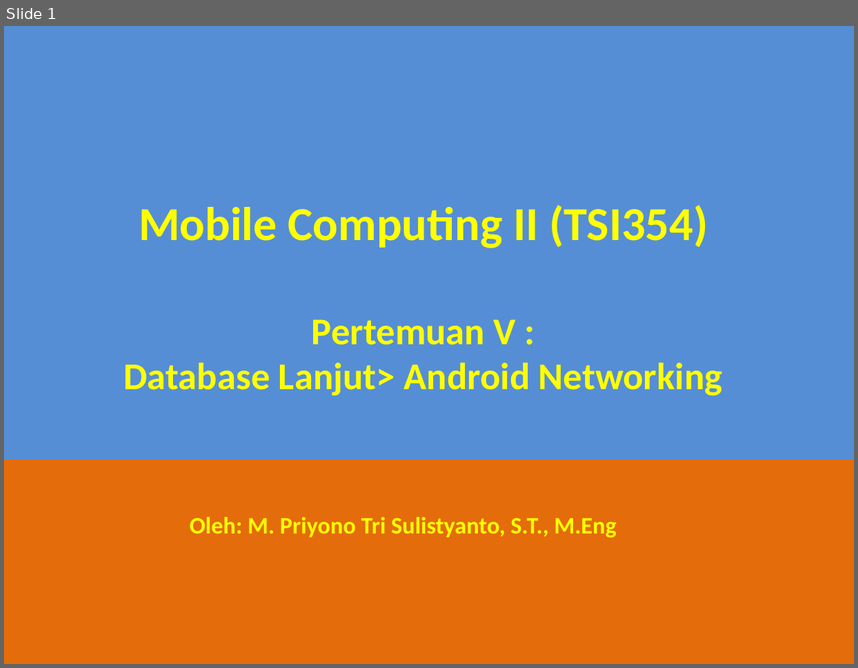
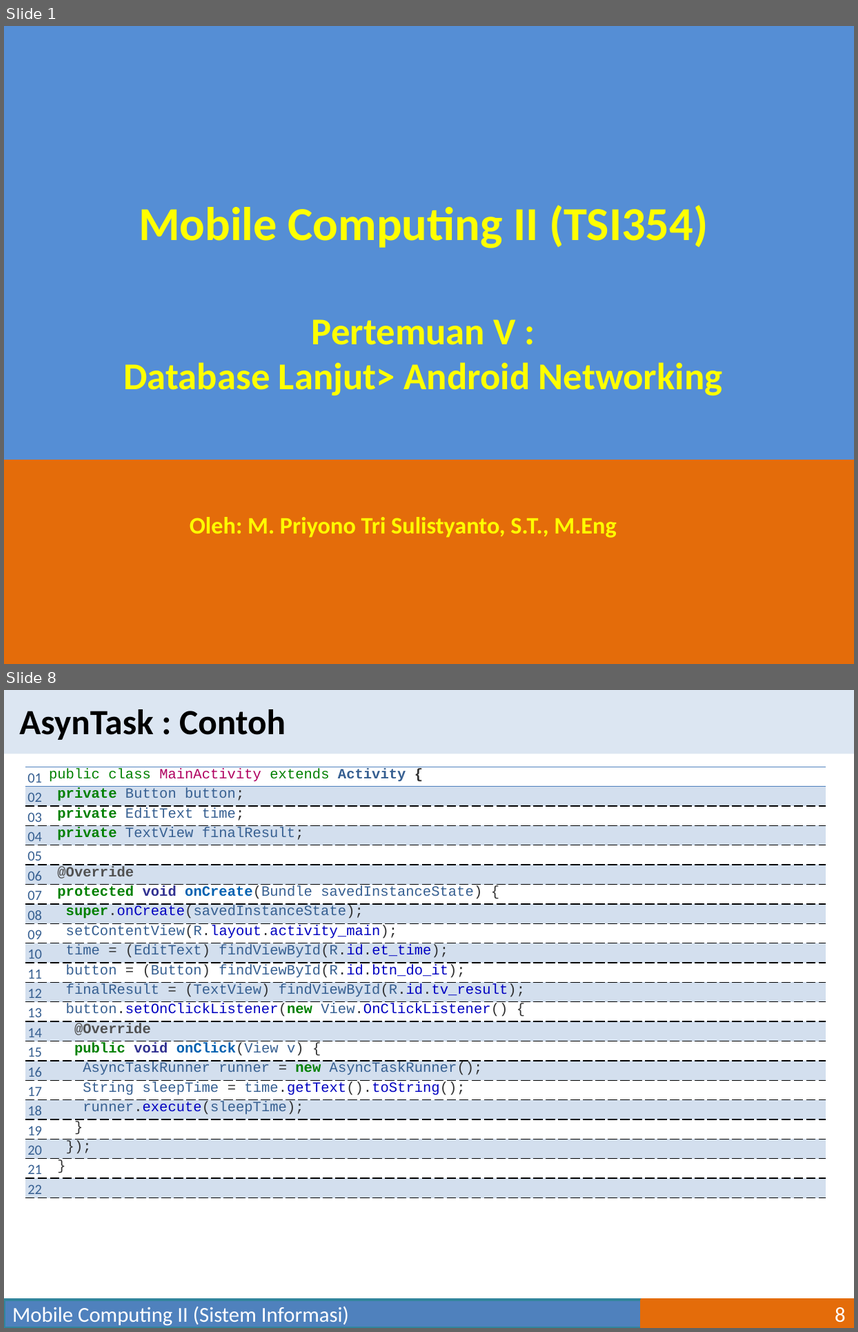
Before and after one commit to mpriyonots/Mobile-Computing-II, a slide deck: materi/Mobile Computing II-05.pptx. Shown one above the other, each under a label of ours: slide 1 before the commit, slides 1 and 8 after it; the slides between them are not shown. The pictures are 858x668 and 858x1332 pixels, drawn with LibreOffice and Linux fonts; fonts in the diff are those of the drawing. Boxes give left, top, right and bottom in pixels: in the first picture for what was removed or moved away, otherwise in the second. Text is boxed around its words. In the diff, an @@ line names an element or a change of style, - is before the commit and + after.

```diff
--- a/materi/Mobile Computing II-05.pptx
+++ b/materi/Mobile Computing II-05.pptx
@@ slide 8 added at [4, 690, 854, 1328], background #FFFFFF @@
@@ rectangle added at [4, 690, 854, 753], fill #DCE6F2 @@
@@ text added at [19, 709, 286, 740], 30 pt, text #000000, bold @@
+AsynTask : Contoh
@@ table added at [25, 767, 826, 1201], 22 rows, 2 columns @@
+01 | public class MainActivity extends Activity {
+02 | private Button button;
+03 | private EditText time;
+04 | private TextView finalResult;
+05 | 
+06 | @Override
+07 | protected void onCreate(Bundle savedInstanceState) {
+08 | super.onCreate(savedInstanceState);
+09 | setContentView(R.layout.activity_main);
+10 | time = (EditText) findViewById(R.id.et_time);
+11 | button = (Button) findViewById(R.id.btn_do_it);
+12 | finalResult = (TextView) findViewById(R.id.tv_result);
+13 | button.setOnClickListener(new View.OnClickListener() {
+14 | @Override
+15 | public void onClick(View v) {
+16 | AsyncTaskRunner runner = new AsyncTaskRunner();
+17 | String sleepTime = time.getText().toString();
+18 | runner.execute(sleepTime);
+19 | }
+20 | });
+21 | }
+22 | 
@@ rectangle added at [4, 1299, 642, 1328], fill #4F81BD, outline #31859C 2 pt, 18 pt, text #FFFFFF @@
+Mobile Computing II (Sistem Informasi)
@@ page number added at [642, 1299, 854, 1328], fill #E46C0A, outline #E46C0A 2 pt, 18 pt, text #FFFFFF @@
+8
```
Also in this commit, not shown: 1 slide changed, 7 other slides added, 1 slide removed, 1 other file.
